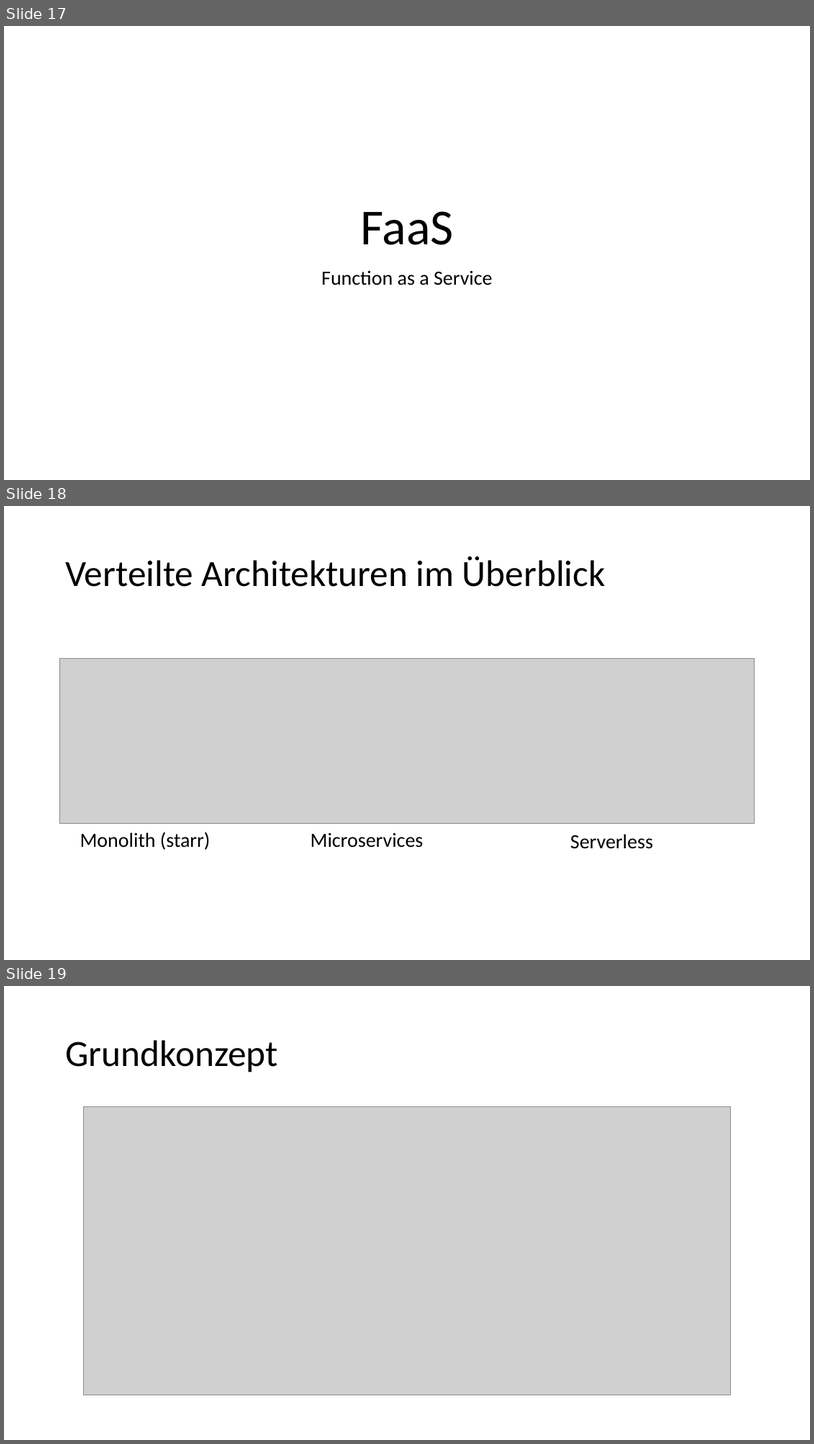
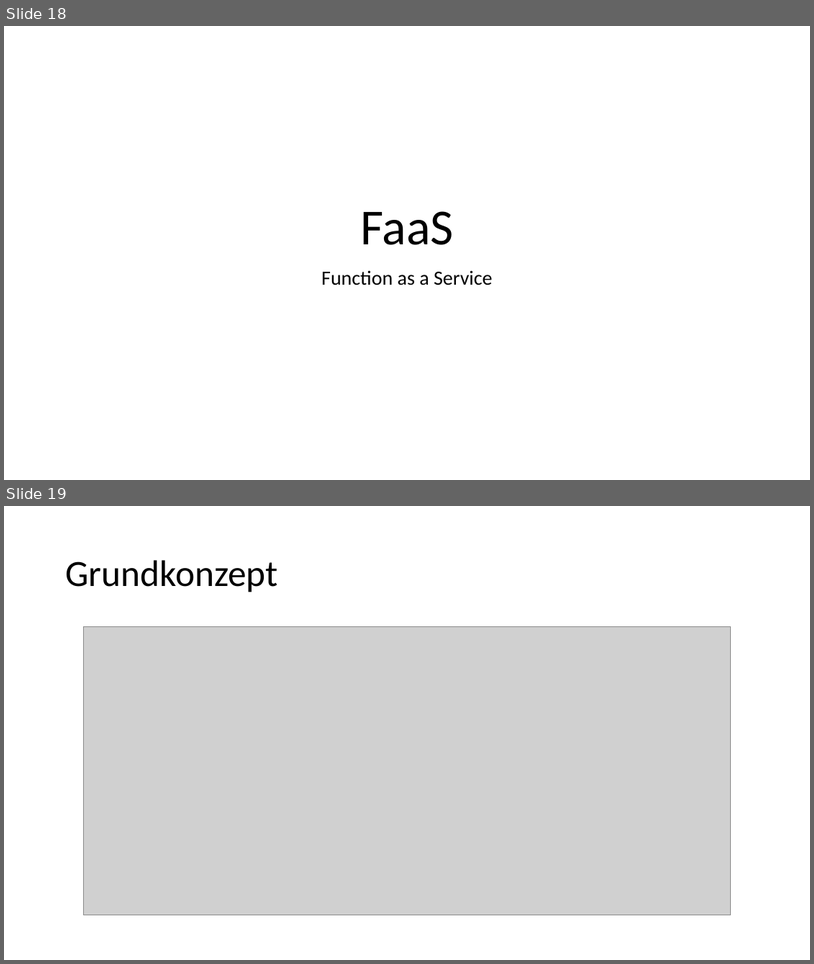
Before and after one commit to Philwi/HTWDresdenIMBeleg, a slide deck: FaaS.pptx. Shown one above the other, each under a label of ours: slides 17, 18 and 19 before the commit, slides 18 and 19 after it. The pictures are 814x1444 and 814x964 pixels, drawn with LibreOffice and Linux fonts; fonts in the diff are those of the drawing; grey boxes stand for pictures. Boxes give left, top, right and bottom in pixels: in the first picture for what was removed or moved away, otherwise in the second. Text is boxed around its words. In the diff, an @@ line names an element or a change of style, - is before the commit and + after.

```diff
--- a/FaaS.pptx
+++ b/FaaS.pptx
@@ slide 18 removed at (4,506,810,960), background #FFFFFF @@
@@ title removed at (65,556,606,587) @@
-Verteilte Architekturen im Überblick
@@ picture removed at (59,659,756,824) @@
@@ text removed at (80,831,211,849) @@
-Monolith (starr)
@@ text removed at (311,832,424,847) @@
-Microservices
@@ text removed at (571,834,653,849) @@
-Serverless
@@ what was slide 17 is now slide 18 @@
```
Also in this commit, not shown: 9 slides changed, 5 slides added, 4 other slides removed.
